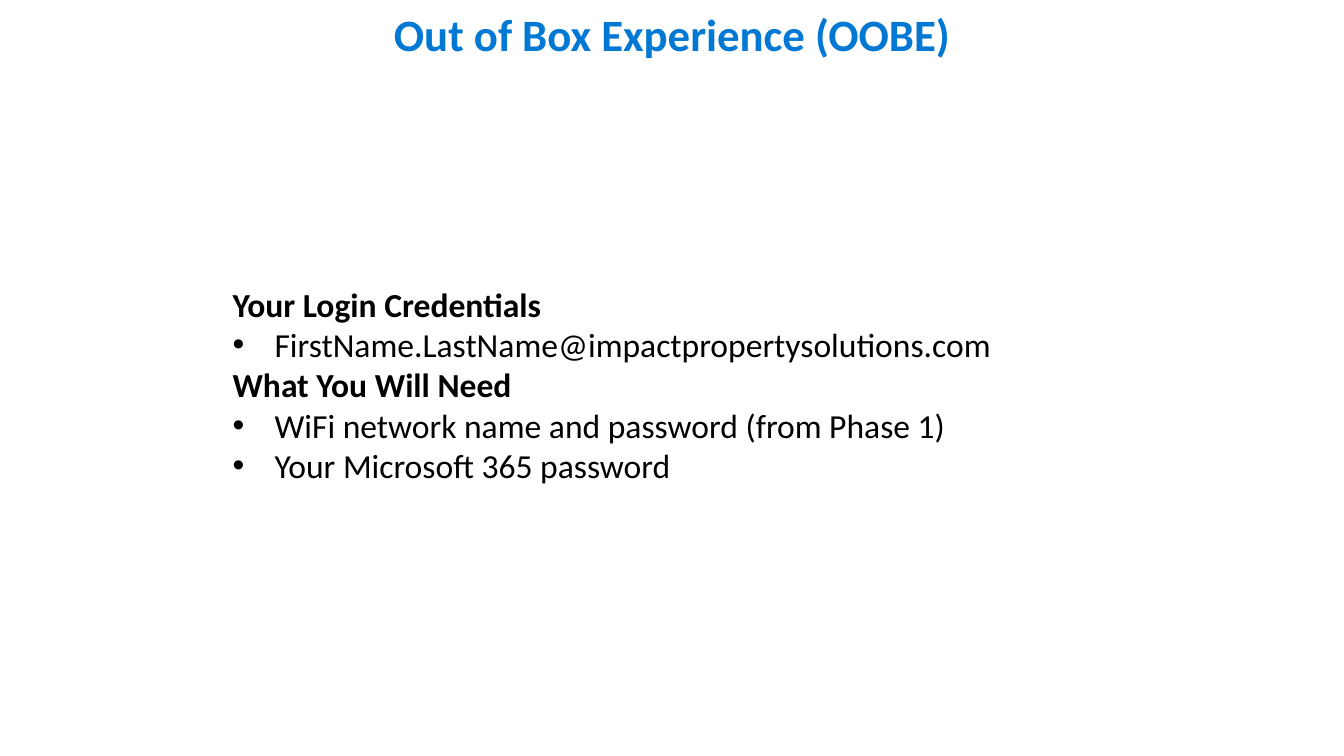
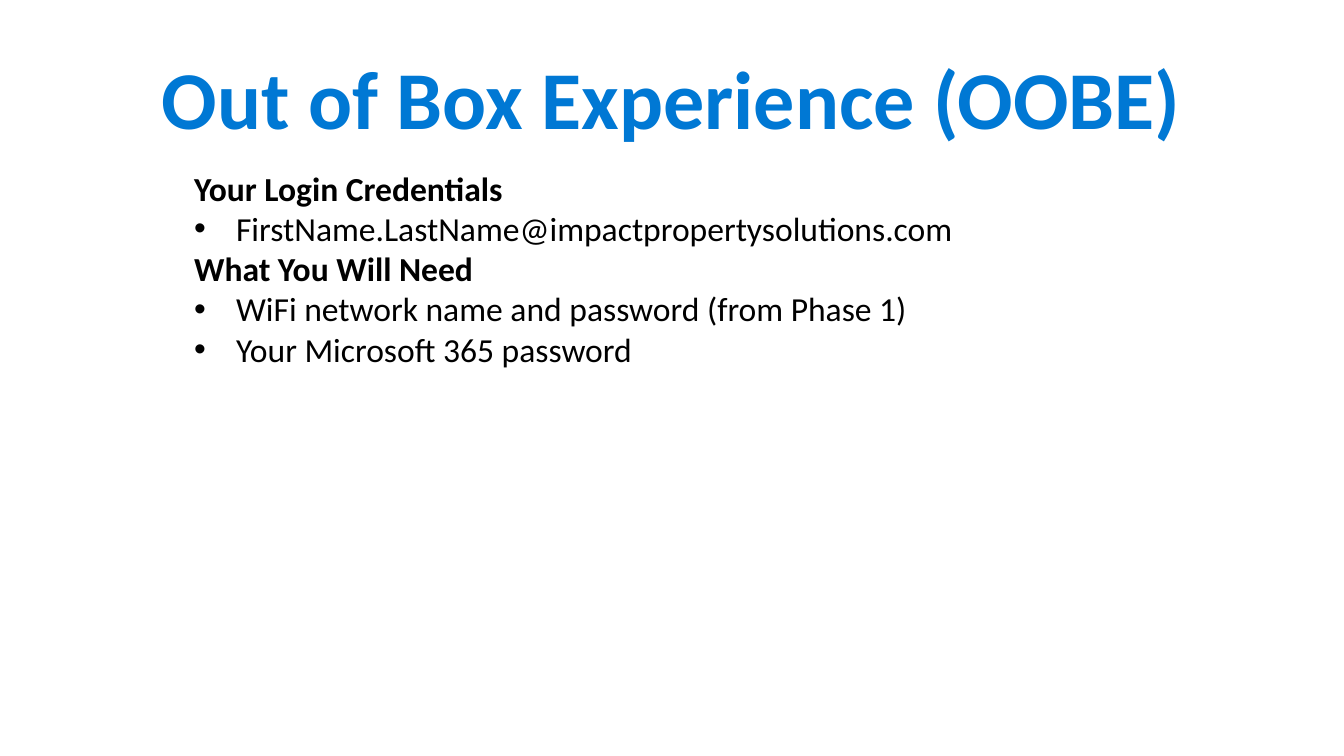
Before and after one commit to ipsghonline/tmp, a slide deck: slide 16 of presentation/Phase1-Backup-Guide.pptx. Drawn at 1344x756 pixels with LibreOffice and Linux fonts; fonts in the diff are those of the drawing. Boxes give left, top, right and bottom in pixels: in the first picture for what was removed or moved away, otherwise in the second. Text is boxed around its words. In the diff, an @@ line names an element or a change of style, - is before the commit and + after.

```diff
--- a/presentation/Phase1-Backup-Guide.pptx
+++ b/presentation/Phase1-Backup-Guide.pptx
@@ text "Out of Box Experience (OOBE)": place and size @@
-text "Out of Box Experience (OOBE)" at (394, 18, 950, 58)
+text "Out of Box Experience (OOBE)" at (162, 68, 1180, 142)
@@ text "Out of Box Experience (OOBE)" at (162, 68, 1180, 142): size 24 to 44 pt @@
@@ text "Your Login Credentials": place and size @@
-text "Your Login Credentials" at (233, 293, 991, 484)
+text "Your Login Credentials" at (194, 177, 952, 368)
```
Also in this commit, not shown: 8 other slides changed.
